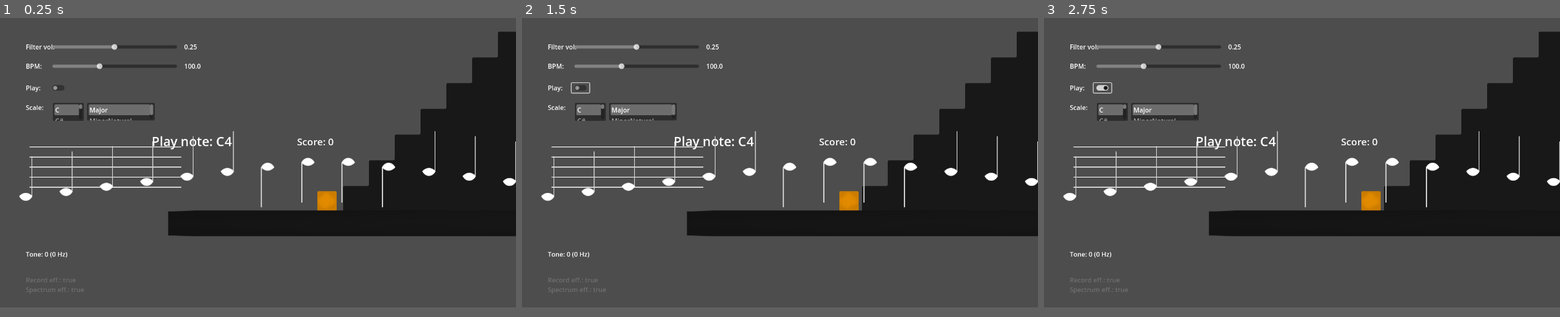
Above: before the commit, frames 1-3 (left to right).
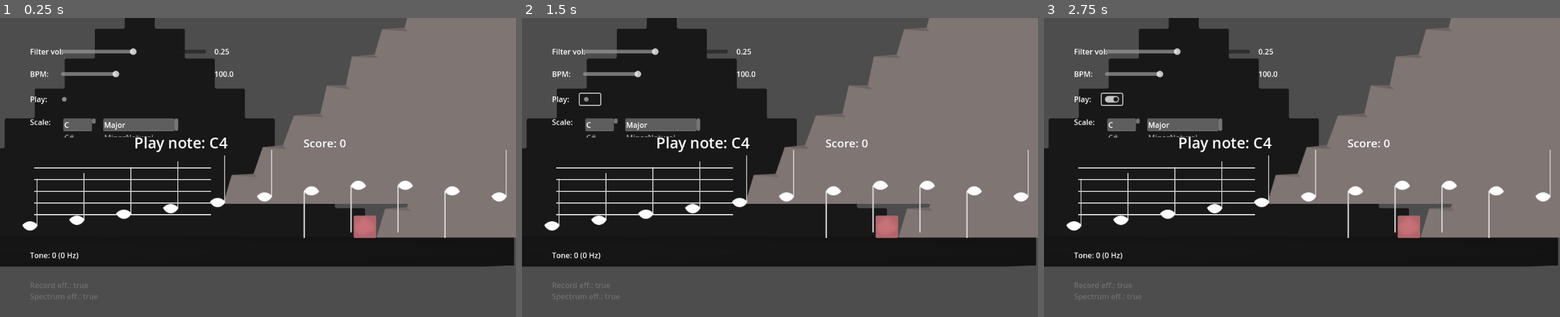
Above: after the commit, the same moments.

Repository: jw-xplore/TunnerScalePrototype
Game: Godot game, scene res://Game/Levels/TestLevel.tscn
The game is run twice, just before and just after one commit, with the same random seed, the same clock (stepped at 60 frames per second) and the same inputs.
Inputs (mouse positions are in pixels of both pictures, inside the frame that each line leads up to; where the layout moved, square brackets give the same spot in the first picture):
- Up to frame 1 (0.25 s): no input
- Up to frame 2 (1.5 s): click (589, 95) [578, 86] at 0.5 s; click (589, 95) [578, 86] at 1.25 s
- Up to frame 3 (2.75 s): click (1111, 95) [1100, 86] at 2 s
In our replay, the window is 800x450 before the commit and 800x465 after it. These sizes can differ from the game's own. Grey fills any space a smaller window leaves; there, only what the larger window draws over its background counts as a difference.

The runs differ from the first frame. In frame 1, 65% of the frame differs, in the area x 0-100%, y 0-95%; in frame 2, 65%; in frame 3, 65%.

Commit message:
WIP scale mountains

Diff:
--- a/Game/Levels/TestLevel.tscn
+++ b/Game/Levels/TestLevel.tscn
@@ -1,23 +1,24 @@
-[gd_scene load_steps=11 format=3 uid="uid://da2mi25h7x2cu"]
+[gd_scene load_steps=13 format=3 uid="uid://da2mi25h7x2cu"]
 
 [ext_resource type="Script" uid="uid://t2wocd1wtyks" path="res://Game/Levels/ToneGame.gd" id="1_1yube"]
 [ext_resource type="Script" uid="uid://r3wuy457n38k" path="res://Game/Scripts/ToneRecognition.gd" id="1_c4aws"]
 [ext_resource type="AudioStream" uid="uid://dww8xs5yd537n" path="res://Game/Audio/Clicks/switch1.ogg" id="2_l3ppg"]
 [ext_resource type="Script" uid="uid://b5wlos8r21ygb" path="res://Game/Scripts/PhysicalProgression.gd" id="3_n8a3h"]
 [ext_resource type="Script" uid="uid://53moi3obviwh" path="res://Game/Scripts/ScalesManager.gd" id="4_2holh"]
-[ext_resource type="PackedScene" uid="uid://cqdh0ickds0rd" path="res://Game/Scenes/TestCharacter.tscn" id="4_4ao1r"]
 [ext_resource type="PackedScene" uid="uid://yfni673jociq" path="res://Game/Scenes/Ground.tscn" id="5_t7hqw"]
 [ext_resource type="PackedScene" uid="uid://dtbochwcwnuye" path="res://Game/Scenes/ScalePyramid.tscn" id="6_c8ytr"]
 [ext_resource type="PackedScene" uid="uid://oce7o2nmo5cb" path="res://Game/Scenes/Sheets/SheetRenderer.tscn" id="9_abuft"]
+[ext_resource type="PackedScene" uid="uid://rtedthd1h1bk" path="res://Game/Scenes/PlayCharacter/ScaleCharacter.tscn" id="9_ugqfd"]
+[ext_resource type="PackedScene" uid="uid://cj8mt706ekp58" path="res://Game/Scenes/ScaleMountains/ScaleMountain1.tscn" id="10_ugqfd"]
+[ext_resource type="PackedScene" uid="uid://cv1kgbudicmxm" path="res://Game/Scenes/ScaleMountains/ScalePeak.tscn" id="11_f5f3r"]
 
 [sub_resource type="AudioStreamMicrophone" id="AudioStreamMicrophone_c4aws"]
 
-[node name="Level" type="Node2D" node_paths=PackedStringArray("metro", "tone_recognition", "character", "scaleManager", "sheet_renderer", "lbl_current_tone", "lbl_score", "slider_bpm", "lbl_bpm", "itemlist_scale_key", "itemlist_scale_type")]
+[node name="Level" type="Node2D" node_paths=PackedStringArray("metro", "tone_recognition", "scaleManager", "sheet_renderer", "lbl_current_tone", "lbl_score", "slider_bpm", "lbl_bpm", "itemlist_scale_key", "itemlist_scale_type")]
 script = ExtResource("1_1yube")
 tones = Array[String](["C", "D", "E", "F", "G", "A", "B", "C", "C", "B", "A", "G", "F", "E", "D", "C"])
 metro = NodePath("Metronome")
 tone_recognition = NodePath("ToneRecognition")
-character = NodePath("GameScene/Character")
 scaleManager = NodePath("ScalesManager")
 sheet_renderer = NodePath("NoteUI/SheetRenderer")
 lbl_current_tone = NodePath("NoteUI/ProgressionUI/LblToneToHit")
@@ -35,11 +36,11 @@
 slider_vol_filter = NodePath("../NoteUI/SettingsUI/VolCutSettings/VolFilterSlider")
 lbl_vol_filter = NodePath("../NoteUI/SettingsUI/VolCutSettings/VolFilterValue")
 
-[node name="PhysicalProgression" type="Node" parent="." node_paths=PackedStringArray("tone_game_mngr", "character", "current_pyramid")]
+[node name="PhysicalProgression" type="Node" parent="." node_paths=PackedStringArray("tone_game_mngr", "character", "moutains")]
 script = ExtResource("3_n8a3h")
 tone_game_mngr = NodePath("..")
-character = NodePath("../GameScene/Character")
-current_pyramid = NodePath("../GameScene/ScalePyramid")
+character = NodePath("../GameScene/ScaleCharacter")
+moutains = [NodePath("../GameScene/ScaleMountain1"), NodePath("../GameScene/ScaleMountain2")]
 
 [node name="ScalesManager" type="Node" parent="."]
 script = ExtResource("4_2holh")
@@ -281,14 +282,25 @@
 [node name="ScalePyramid" parent="GameScene" instance=ExtResource("6_c8ytr")]
 position = Vector2(1480, 152)
 
-[node name="Character" parent="GameScene" instance=ExtResource("4_4ao1r")]
-position = Vector2(960, 380)
-scale = Vector2(0.75, 0.75)
-speed = 400
-
 [node name="Ground" parent="GameScene" instance=ExtResource("5_t7hqw")]
 position = Vector2(1422, 437)
 scale = Vector2(26.76, 1)
+
+[node name="ScaleMountain1" parent="GameScene" instance=ExtResource("10_ugqfd")]
+position = Vector2(2240, 152)
+
+[node name="ScaleMountain2" parent="GameScene" instance=ExtResource("10_ugqfd")]
+position = Vector2(2751, 152)
+scale = Vector2(-1, 1)
+is_reverted = true
+
+[node name="ScaleCharacter" parent="GameScene" node_paths=PackedStringArray("mountain") instance=ExtResource("9_ugqfd")]
+z_index = 1
+position = Vector2(457, 365)
+mountain = NodePath("../ScaleMountain1")
+
+[node name="ScalePeak" parent="GameScene" instance=ExtResource("11_f5f3r")]
+position = Vector2(2168, 80)
 
 [connection signal="value_changed" from="NoteUI/SettingsUI/VolCutSettings/VolFilterSlider" to="ToneRecognition" method="_on_vol_filter_slider_value_changed"]
 [connection signal="value_changed" from="NoteUI/SettingsUI/BPMSettings/BPMSlider" to="." method="_on_bpm_slider_value_changed"]
--- a/Game/Levels/ToneGame.gd
+++ b/Game/Levels/ToneGame.gd
@@ -7,7 +7,7 @@
 @export var key = 0
 @export var metro: AudioStreamPlayer
 @export var tone_recognition: ToneRecognition
-@export var character: Character
+#@export var character: Character
 @export var scaleManager: ScalesManager
 @export var sheet_renderer: SheetRenderer
 
@@ -97,17 +97,24 @@
 				on_scale_finished.emit()
 
 				# Restart pos
-				run_metro = false
-				character.on_reach_target_x.connect(on_character_reach_target)
+				#run_metro = false
+				#character.on_reach_target_x.connect(on_character_reach_target)
 		else:
 			# Restart if failed
-			current_pos = 0
-			last_note_hit = -1
+			var mid = tones.size() / 2
+			if current_pos >= mid:
+				current_pos = mid
+				last_note_hit = mid - 1
+			else:
+				current_pos = 0
+				last_note_hit = -1
+
+			tone_recognition.clear_current_note()
 			on_scale_fail.emit()
 
 			# Restart pos
-			run_metro = false
-			character.on_reach_target_x.connect(on_character_reach_target)
+			#run_metro = false
+			#character.on_reach_target_x.connect(on_character_reach_target)
 
 
 func progression_ui():
@@ -123,7 +130,7 @@
 # Character callback
 func on_character_reach_target():
 	run_metro = true
-	character.on_reach_target_x.disconnect(on_character_reach_target)
+	#character.on_reach_target_x.disconnect(on_character_reach_target)
 	tone_recognition.clear_current_note()
 
 # UI callbacks
--- /dev/null
+++ b/Game/Scenes/PlayCharacter/ScaleCharacter.tscn
@@ -0,0 +1,34 @@
+[gd_scene load_steps=6 format=3 uid="uid://rtedthd1h1bk"]
+
+[ext_resource type="Script" uid="uid://bedk0wtnigxym" path="res://Game/Scripts/Play/ScaleCharacter.gd" id="1_k8wpa"]
+[ext_resource type="Texture2D" uid="uid://bxbhsnp6nexgb" path="res://Game/Sprites/CharacterPlaceholder.png" id="1_u1h1t"]
+
+[sub_resource type="Curve" id="Curve_k8wpa"]
+_limits = [0.0, 2.5, 0.0, 1.0]
+_data = [Vector2(0, 0.0224719), 0.0, 29.1036, 0, 0, Vector2(0.218085, 2.5), 0.129328, 0.129328, 0, 0, Vector2(1, 1), 0.0, 0.0, 0, 0]
+point_count = 3
+
+[sub_resource type="Curve" id="Curve_e5bow"]
+_limits = [-1.0, 1.0, 0.0, 1.0]
+_data = [Vector2(0, 1.49012e-08), 0.0, 0.0, 0, 0, Vector2(0.345745, -1), 0.0, 0.0, 0, 0, Vector2(1, 1), 0.0, 0.0, 0, 0]
+point_count = 3
+
+[sub_resource type="Curve" id="Curve_mfs3y"]
+_limits = [0.0, 3.0, 0.0, 1.0]
+_data = [Vector2(0, 1), 0.0, 2.71181, 0, 0, Vector2(0.590425, 2.89888), 0.0, 0.0, 0, 0, Vector2(1, 0.9), 0.0, 0.0, 0, 0]
+point_count = 3
+
+[node name="ScaleCharacter" type="Node2D"]
+script = ExtResource("1_k8wpa")
+move_curve = SubResource("Curve_k8wpa")
+move_down_curve = SubResource("Curve_e5bow")
+speed_curve = SubResource("Curve_mfs3y")
+anim_speed = 1.75
+
+[node name="CharacterPlaceholder" type="Sprite2D" parent="."]
+modulate = Color(0.841486, 0.481866, 0.503376, 1)
+scale = Vector2(0.75, 0.75)
+texture = ExtResource("1_u1h1t")
+
+[node name="Camera2D" type="Camera2D" parent="."]
+position = Vector2(-228, -127)
--- /dev/null
+++ b/Game/Scenes/ScaleMountains/ScaleMountain1.tscn
@@ -0,0 +1,42 @@
+[gd_scene load_steps=3 format=3 uid="uid://cj8mt706ekp58"]
+
+[ext_resource type="Texture2D" uid="uid://cr3sh63jmevps" path="res://Game/Sprites/ScaleMountains/Mountain1.png" id="1_2tksu"]
+[ext_resource type="Script" uid="uid://bv6gd8pl3t0vh" path="res://Game/Scripts/Play/ScaleMountain.gd" id="1_st2lo"]
+
+[node name="ScaleMountain1" type="Node2D" node_paths=PackedStringArray("points_holder", "sprite")]
+script = ExtResource("1_st2lo")
+points_holder = NodePath("Points")
+sprite = NodePath("Sprite")
+
+[node name="Sprite" type="Sprite2D" parent="."]
+modulate = Color(0.498039, 0.458824, 0.447059, 1)
+texture = ExtResource("1_2tksu")
+
+[node name="Points" type="Node2D" parent="."]
+
+[node name="Point0" type="Node2D" parent="Points"]
+position = Vector2(-280, 232)
+
+[node name="Point1" type="Node2D" parent="Points"]
+position = Vector2(-208, 176)
+
+[node name="Point2" type="Node2D" parent="Points"]
+position = Vector2(-144, 112)
+
+[node name="Point3" type="Node2D" parent="Points"]
+position = Vector2(-72, 56)
+
+[node name="Point4" type="Node2D" parent="Points"]
+position = Vector2(-8, -16)
+
+[node name="Point5" type="Node2D" parent="Points"]
+position = Vector2(48, -72)
+
+[node name="Point6" type="Node2D" parent="Points"]
+position = Vector2(112, -136)
+
+[node name="Point7" type="Node2D" parent="Points"]
+position = Vector2(176, -200)
+
+[node name="Point8" type="Node2D" parent="Points"]
+position = Vector2(240, -272)
--- /dev/null
+++ b/Game/Scenes/ScaleMountains/ScalePeak.tscn
@@ -0,0 +1,10 @@
+[gd_scene load_steps=3 format=3 uid="uid://cv1kgbudicmxm"]
+
+[ext_resource type="Script" uid="uid://cefkoxcv1gnib" path="res://Game/Scripts/Play/ScalePeak.gd" id="1_irnfr"]
+[ext_resource type="PackedScene" uid="uid://cj8mt706ekp58" path="res://Game/Scenes/ScaleMountains/ScaleMountain1.tscn" id="2_qwk17"]
+
+[node name="ScalePeak" type="Node2D"]
+script = ExtResource("1_irnfr")
+left_list = Array[PackedScene]([ExtResource("2_qwk17")])
+right_list = Array[PackedScene]([ExtResource("2_qwk17")])
+metadata/_custom_type_script = "uid://cefkoxcv1gnib"
--- a/Game/Scripts/PhysicalProgression.gd
+++ b/Game/Scripts/PhysicalProgression.gd
@@ -1,28 +1,57 @@
 extends Node
 
 @export var tone_game_mngr: ToneGameManager
+@export var character: ScaleCharacter
+var current_moutain: ScaleMountain
+
+@export var moutains: Array[ScaleMountain]
+
+var current_mountain_id: int = 0
+
+var mouintain_end = 8 # Works only for octave scales
+
+"""
 @export var character: Character
-
 @export var current_pyramid: ScalePyramid
+"""
 
 func _ready() -> void:
 	tone_game_mngr.on_scale_progress.connect(on_scale_progress)
 	tone_game_mngr.on_scale_finished.connect(on_scale_finished)
 	tone_game_mngr.on_scale_fail.connect(on_scale_fail)
 
+	current_moutain = moutains[0]
+
+func _process(delta: float) -> void:
+	print("character.current_point_id: " + str(character.current_point_id))
+	if character.current_point_id == mouintain_end \
+	and current_mountain_id < moutains.size():
+		current_mountain_id += 1
+		character.set_mouintain(moutains[current_mountain_id])
+
 func on_scale_progress():
-	character.on_scale_progress(current_pyramid.scale_size)
+	#character.on_scale_progress(current_pyramid.scale_size)
+	character.activate_move()
 
 func on_scale_finished():
+	pass
+	"""
 	character.on_scale_fail(current_pyramid.start_point.global_position.x)
 	current_pyramid.enable_collisions(false)
 	character.on_reach_target_x.connect(on_character_reach_target)
+	"""
 
 func on_scale_fail():
+	character.set_current_point(0, true)
+	"""
 	character.on_scale_fail(current_pyramid.start_point.global_position.x)
 	current_pyramid.enable_collisions(false)
 	character.on_reach_target_x.connect(on_character_reach_target)
+	"""
 
 func on_character_reach_target():
+	pass
+	"""
 	current_pyramid.enable_collisions(true)
 	character.on_reach_target_x.disconnect(on_character_reach_target)
+	"""
--- /dev/null
+++ b/Game/Scripts/Play/ScaleCharacter.gd
@@ -0,0 +1,77 @@
+extends Node2D
+class_name ScaleCharacter
+
+@export var mountain: ScaleMountain
+@export var move_curve: Curve
+@export var move_down_curve: Curve
+@export var speed_curve: Curve
+@export var anim_speed: float = 1
+
+var current_point: Node2D
+var next_point: Node2D
+var current_point_id: int = 0
+var pos: float = 0 # 0 = at current point, 1 = arrived at next point
+var is_moving = false
+
+func _ready() -> void:
+	set_mouintain(mountain)
+	var st = current_point.global_position
+	global_position = current_point.global_position
+
+func _process(delta: float) -> void:
+	move_to_next_point(delta)
+
+func set_mouintain(sc_mountain: ScaleMountain):
+	mountain = sc_mountain
+
+	set_current_point(0, true)
+
+func move_to_next_point(delta: float):
+	# Ingore if is at next point
+
+	if next_point == null:
+		return
+
+	if not is_moving or pos > 1:
+		return
+
+	# Move
+	pos += delta * anim_speed * speed_curve.sample(pos)
+
+	var start = current_point.global_position
+	var targ = next_point.global_position
+
+	var y_move = 0
+	if mountain.is_reverted:
+		y_move = move_down_curve.sample(pos)
+	else:
+		y_move = move_curve.sample(pos)
+
+	var x = pos * (targ.x - start.x) + start.x
+	var y = y_move * (targ.y - start.y) + start.y
+	#var y = global_position.y
+	global_position = Vector2(x, y)
+
+	# Reached
+	if pos >= 1:
+		if not mountain.is_end(next_point):
+			set_current_point(current_point_id + 1)
+		else:
+			current_point_id += 1
+			current_point = mountain.get_point(current_point_id + 1)
+
+		is_moving = false
+		pos = 0
+
+func activate_move(move = true):
+	is_moving = move
+
+func set_current_point(point_id: int, teleport = false):
+	# Move to next
+	pos = 0
+	current_point_id = point_id
+	current_point = mountain.get_point(point_id)
+	next_point = mountain.get_point(point_id + 1)
+
+	if teleport:
+		global_position = current_point.global_position
--- /dev/null
+++ b/Game/Scripts/Play/ScaleMountain.gd
@@ -0,0 +1,53 @@
+@tool
+extends Node2D
+class_name ScaleMountain
+
+@export var is_reverted = false
+@export var points_holder: Node
+@export var sprite: Sprite2D
+
+var points: Array[Node2D]
+
+signal on_get_points
+
+func _ready() -> void:
+	if Engine.is_editor_hint():
+		return
+
+	# Get point
+	if not is_reverted:
+		for p in points_holder.get_children():
+			points.append(p)
+	else:
+		for i in range(points_holder.get_child_count() - 1, 0, -1):
+			points.append(points_holder.get_child(i))
+
+		# Scale
+		scale = Vector2(- abs(scale.x), scale.y)
+
+	on_get_points.emit(points)
+
+func _process(delta: float) -> void:
+	# Swap in editor
+	if Engine.is_editor_hint():
+		if is_reverted:
+			scale = Vector2(- abs(scale.x), scale.y)
+		else:
+			scale = Vector2(abs(scale.x), scale.y)
+
+func get_point(id: int) -> Node2D:
+	if id >= points.size() or id < 0:
+		return null
+
+	return points[id]
+
+func is_end(point: Node2D) -> bool:
+	var last_p = points_holder.get_child(points_holder.get_child_count() - 1)
+	return last_p == point
+
+func set_reverted(reverted: bool):
+	is_reverted = reverted
+	if is_reverted:
+		scale = Vector2(- abs(scale.x), scale.y)
+	else:
+		scale = Vector2(abs(scale.x), scale.y)
--- /dev/null
+++ b/Game/Scripts/Play/ScalePeak.gd
@@ -0,0 +1,37 @@
+extends ScaleMountain
+class_name ScalePeak
+
+@export var left_list: Array[PackedScene]
+@export var right_list: Array[PackedScene]
+
+var left_mountain: ScaleMountain
+var rigth_mountain: ScaleMountain
+
+func _ready() -> void:
+	# Create mountains
+	left_mountain = create_mountain(true)
+	rigth_mountain = create_mountain(false)
+
+	# Listen
+	points.clear()
+	left_mountain.on_get_points.connect(on_mountain_get_points)
+	rigth_mountain.on_get_points.connect(on_mountain_get_points)
+
+func on_mountain_get_points(mountain_points):
+	points.append_array(mountain_points)
+
+func create_mountain(left: bool):
+	var mountain
+	if left:
+		var rnd = randi_range(0, left_list.size() - 1)
+		mountain = left_list[rnd].instantiate() as ScaleMountain
+		add_child(mountain)
+		mountain.position = Vector2(-mountain.sprite.texture.get_width() / 2, 0)
+	else:
+		var rnd = randi_range(0, right_list.size() - 1)
+		mountain = right_list[rnd].instantiate() as ScaleMountain
+		add_child(mountain)
+		mountain.position = Vector2(mountain.sprite.texture.get_width() / 2, 0)
+
+	mountain.set_reverted(not left)
+	return mountain
--- a/project.godot
+++ b/project.godot
@@ -21,8 +21,8 @@
 
 [display]
 
-window/size/viewport_width=1280
-window/size/viewport_height=720
+window/size/viewport_width=1100
+window/size/viewport_height=640
 
 [rendering]
 
Not shown, added: Game/Scripts/Play/ScaleCharacter.gd.uid
Not shown, added: Game/Scripts/Play/ScaleMountain.gd.uid
Not shown, added: Game/Scripts/Play/ScalePeak.gd.uid
Binary file added: Game/Sprites/ScaleMountains/Mountain1.png
Not shown, added: Game/Sprites/ScaleMountains/Mountain1.png.import
